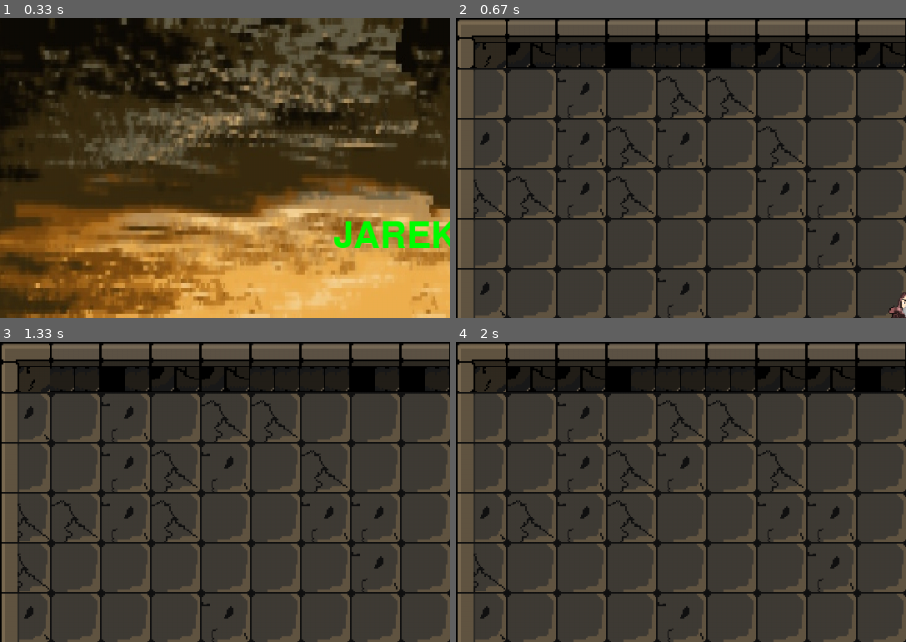
Above: before the commit, frames 1-4 (two rows, left to right).
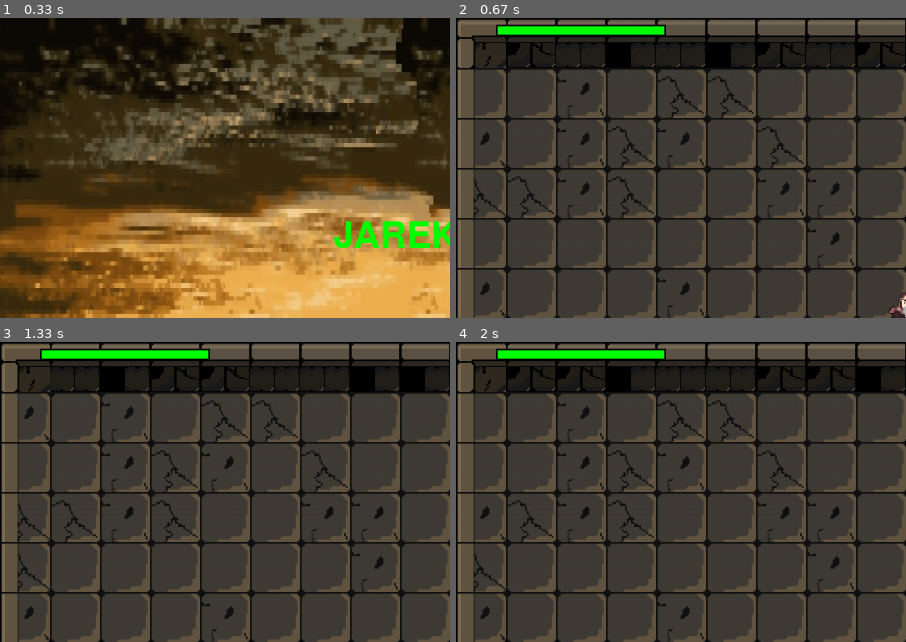
Above: after the commit, the same moments.

Repository: heavykisiel/PygameProject2
Game: pygame game, started from main.py
The game is run twice, just before and just after one commit, with the same random seed, the same clock (stepped at 60 frames per second) and the same inputs.
Inputs:
- Up to frame 1 (0.33 s): no input
- Up to frame 2 (0.67 s): click "START" at 0.38 s
- Up to frame 3 (1.33 s): tap Space at 0.67 s; hold Right from 1 s (still down)
- Up to frame 4 (2 s): release Right at 1.47 s; hold Up 1.5-1.8 s; hold Right from 1.83 s (still down)
The pictures show only the part of the screen within x 0-50%, y 0-50%; the shares and areas given below are measured in that part.

Frame 1 is identical in both runs. In frame 2, 1.5% of the frame differs, in the area x 8-47%, y 2-6%; in frame 3, 1.5%; in frame 4, 1.5%.

Commit message:
Add files via upload

Diff:
--- a/Gameplay/Gameplay.py
+++ b/Gameplay/Gameplay.py
@@ -118,15 +118,20 @@
             enemy.mapCollide(self.currentChunk)
             enemy.enemybulletGroup.update()
             for bullets in enemy.enemybulletGroup:
+                bullets.mapCollide(self.currentChunk)
                 self.screen.blit(bullets.image, bullets.rect.topleft + self.ground_offset)
             if enemy.shooting:
                 enemy.shoot()
-
+        pygame.draw.rect(self.screen, (0,0,0), (48,8,204,14))
+        pygame.draw.rect(self.screen, (255,0,0), (50,10,200, 10))
+        if self.player.health >0:
+            pygame.draw.rect(self.screen, (0,255,0), (50,10, 200 * (self.player.healthMin / self.player.healthMax),10))
         if self.player.shooting:
             self.player.shoot()
 
         self.player.bulletGroup.update()
         for bullets in self.player.bulletGroup:
+            bullets.mapCollide(self.currentChunk)
             self.screen.blit(bullets.image, bullets.rect.topleft + self.ground_offset)
 
     def GamePlay_Logic(self, player):
@@ -288,7 +293,8 @@
 
                 if pygame.sprite.spritecollide(self.player, enemy.enemybulletGroup, True):
                     if enemy.alive:
-                        self.player.health -= 20
+                        self.player.health -= 5
+                        self.player.healthMin -= 5
 
             pygame.display.update()
             pygame.time.Clock().tick(60)
